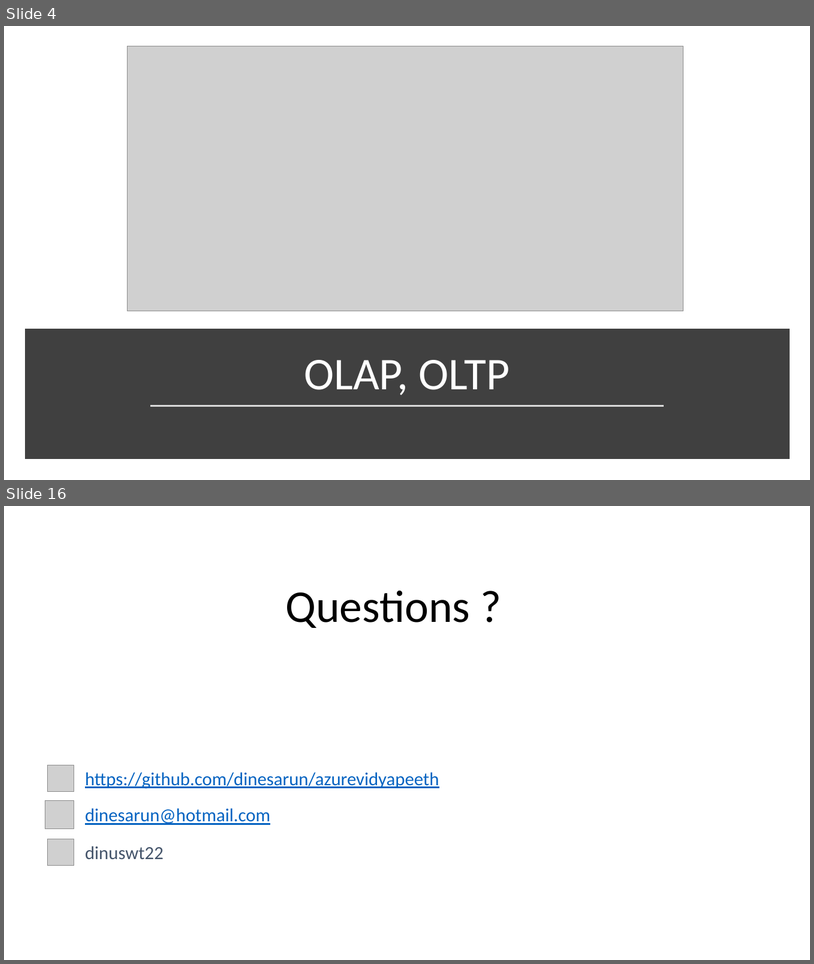
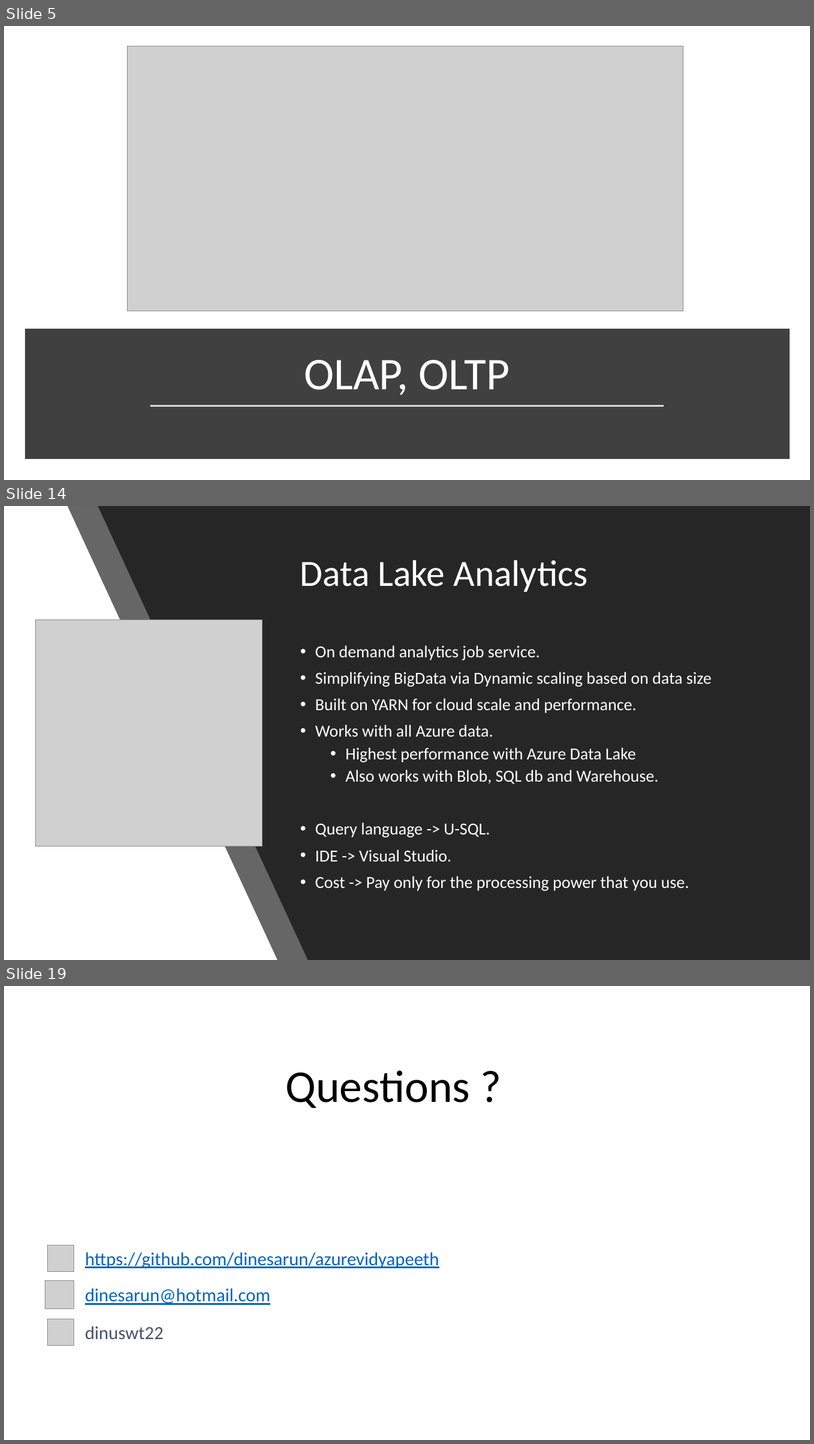
Before and after one commit to dinesarun/azurevidyapeeth, a slide deck: Feb26-AzureDataLake/AzureDataLake+Hadoop3.0.pptx. Shown one above the other, each under a label of ours: slides 4 and 16 before the commit, slides 5, 14 and 19 after it; the slides between them are not shown. The pictures are 814x964 and 814x1444 pixels, drawn with LibreOffice and Linux fonts; fonts in the diff are those of the drawing; grey boxes stand for pictures; background and template pictures are left out. Boxes give left, top, right and bottom in pixels: in the first picture for what was removed or moved away, otherwise in the second. Text is boxed around its words. In the diff, an @@ line names an element or a change of style, - is before the commit and + after.

```diff
--- a/Feb26-AzureDataLake/AzureDataLake+Hadoop3.0.pptx
+++ b/Feb26-AzureDataLake/AzureDataLake+Hadoop3.0.pptx
@@ slide 14 added at [4,506,810,960], background #000000 @@
@@ rectangle added at [4,506,810,960], fill #FFFFFF @@
@@ freeform shape added at [68,506,810,960], fill #262626 at 70% opacity @@
@@ freeform shape added at [98,506,810,960], fill #262626 @@
@@ title added at [300,560,588,592], 44 pt, text #FFFFFF @@
+Data Lake Analytics
@@ picture added at [36,620,263,847] @@
@@ text added at [315,645,712,891], 20 pt, text #FFFFFF @@
+• On demand analytics job service.
+• Simplifying BigData via Dynamic scaling based on data size
+• Built on YARN for cloud scale and performance.
+• Works with all Azure data.
+  • Highest performance with Azure Data Lake
+  • Also works with Blob, SQL db and Warehouse.
+• Query language -> U-SQL.
+• IDE -> Visual Studio.
+• Cost -> Pay only for the processing power that you use.
@@ what was slide 4 is now slide 5 @@
@@ what was slide 16 is now slide 19 @@
```
Also in this commit, not shown: 6 slides changed, 4 other slides added, 2 slides removed.
